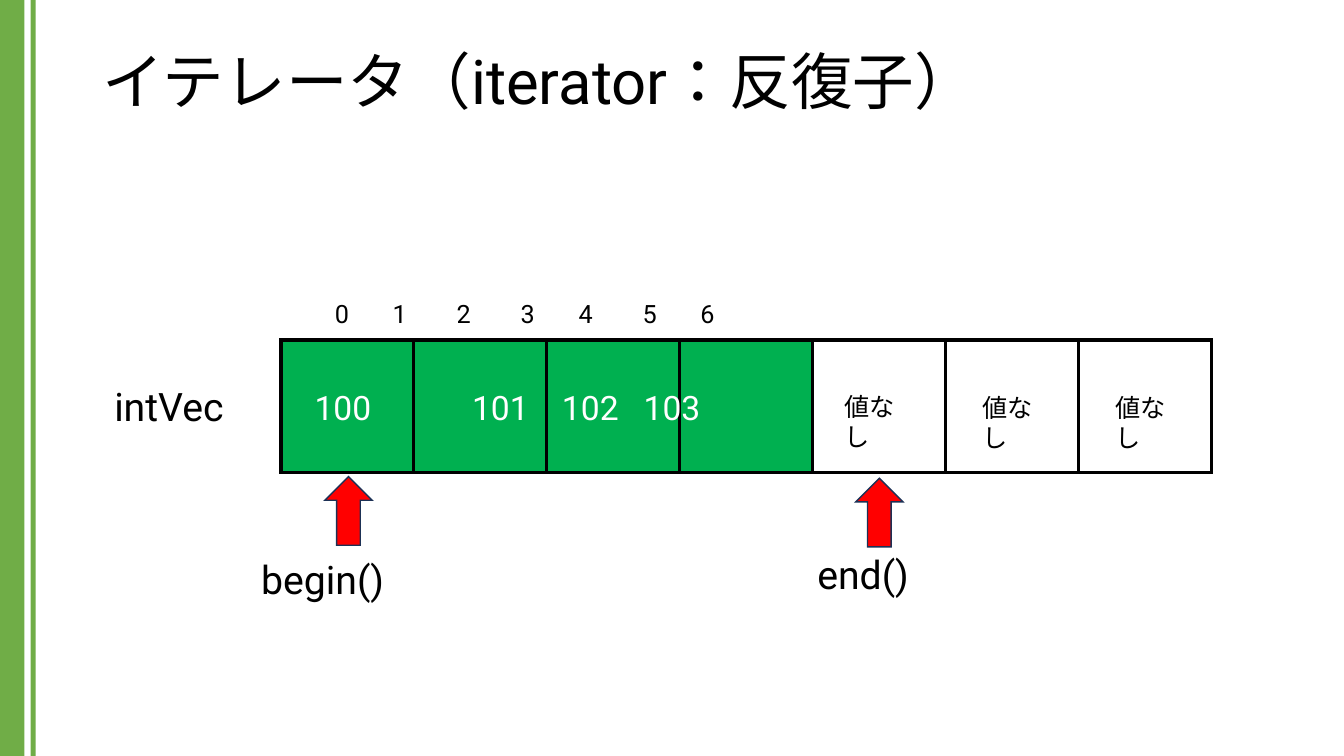
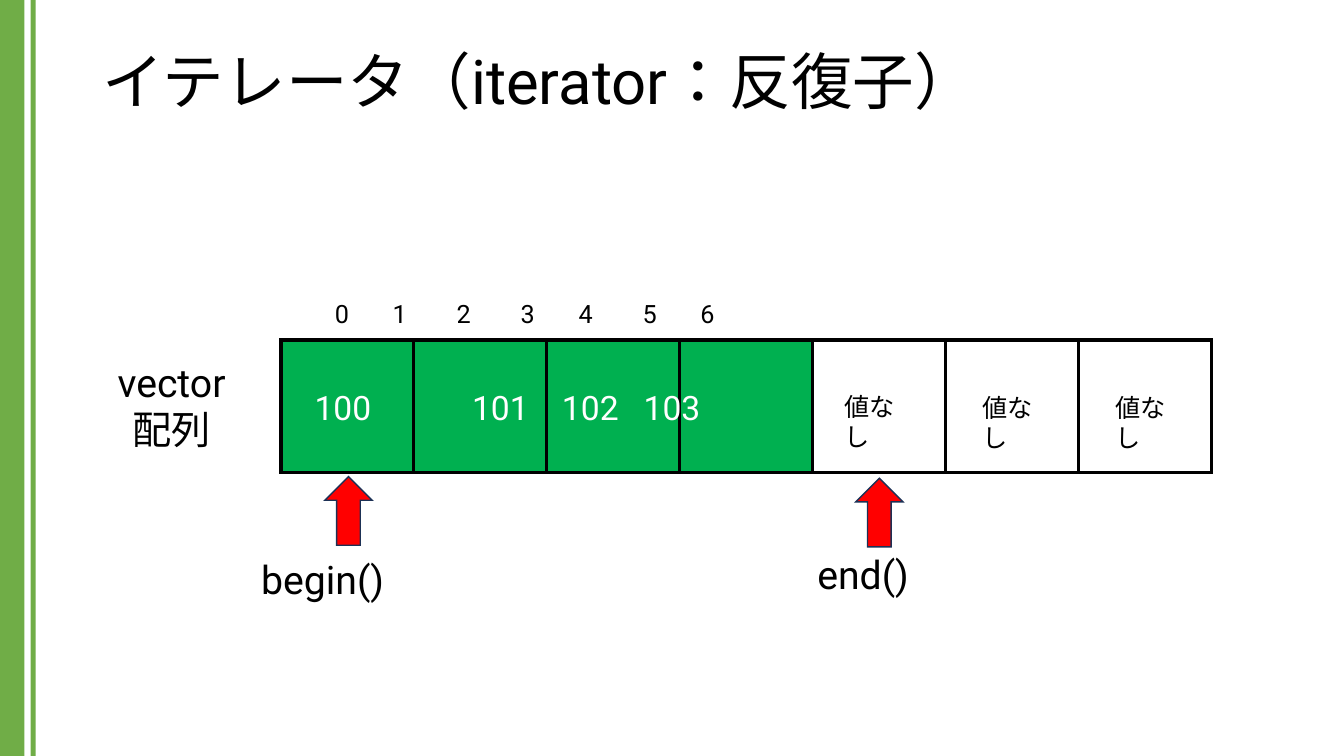
Before and after one commit to kic-murata/cpp2024, a slide deck: slide 18 of 授業資料/講義資料：Vectorクラス.pptx. Drawn at 1344x756 pixels with LibreOffice and Linux fonts; fonts in the diff are those of the drawing. Boxes give left, top, right and bottom in pixels: in the first picture for what was removed or moved away, otherwise in the second. Text is boxed around its words. In the diff, an @@ line names an element or a change of style, - is before the commit and + after.

```diff
--- a/授業資料/講義資料：Vectorクラス.pptx
+++ b/授業資料/講義資料：Vectorクラス.pptx
@@ text at (118,371,226,448): text changed @@
-intVec
+vector
+配列
```
Also in this commit, not shown: 12 other slides changed.
